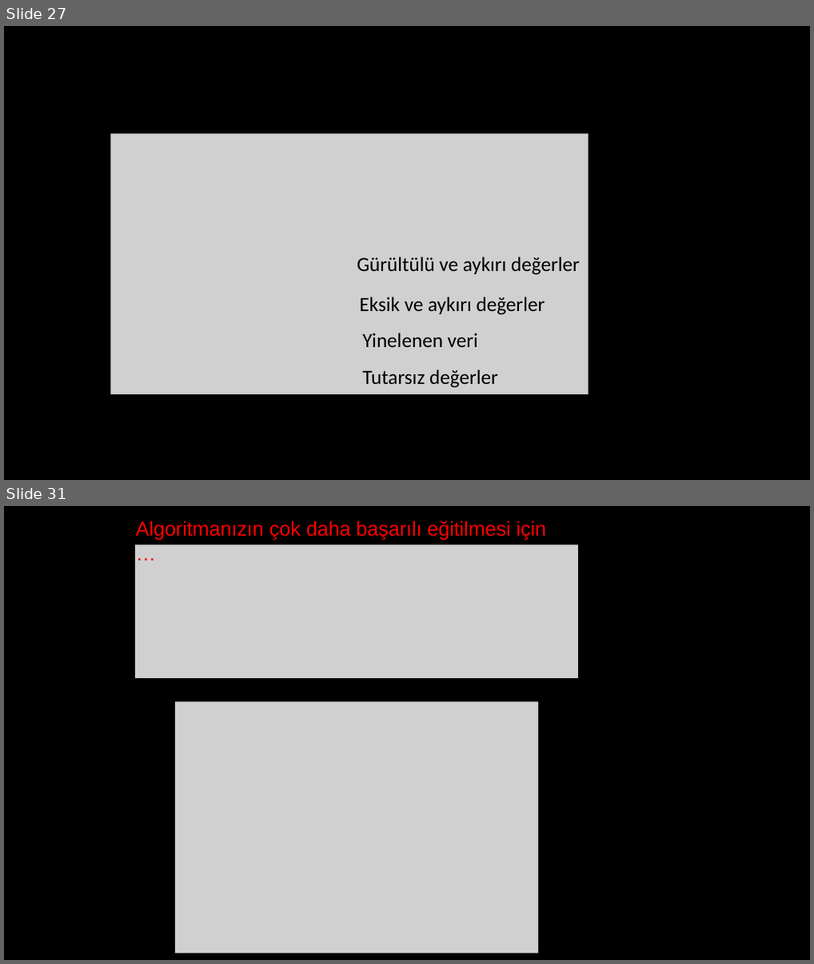
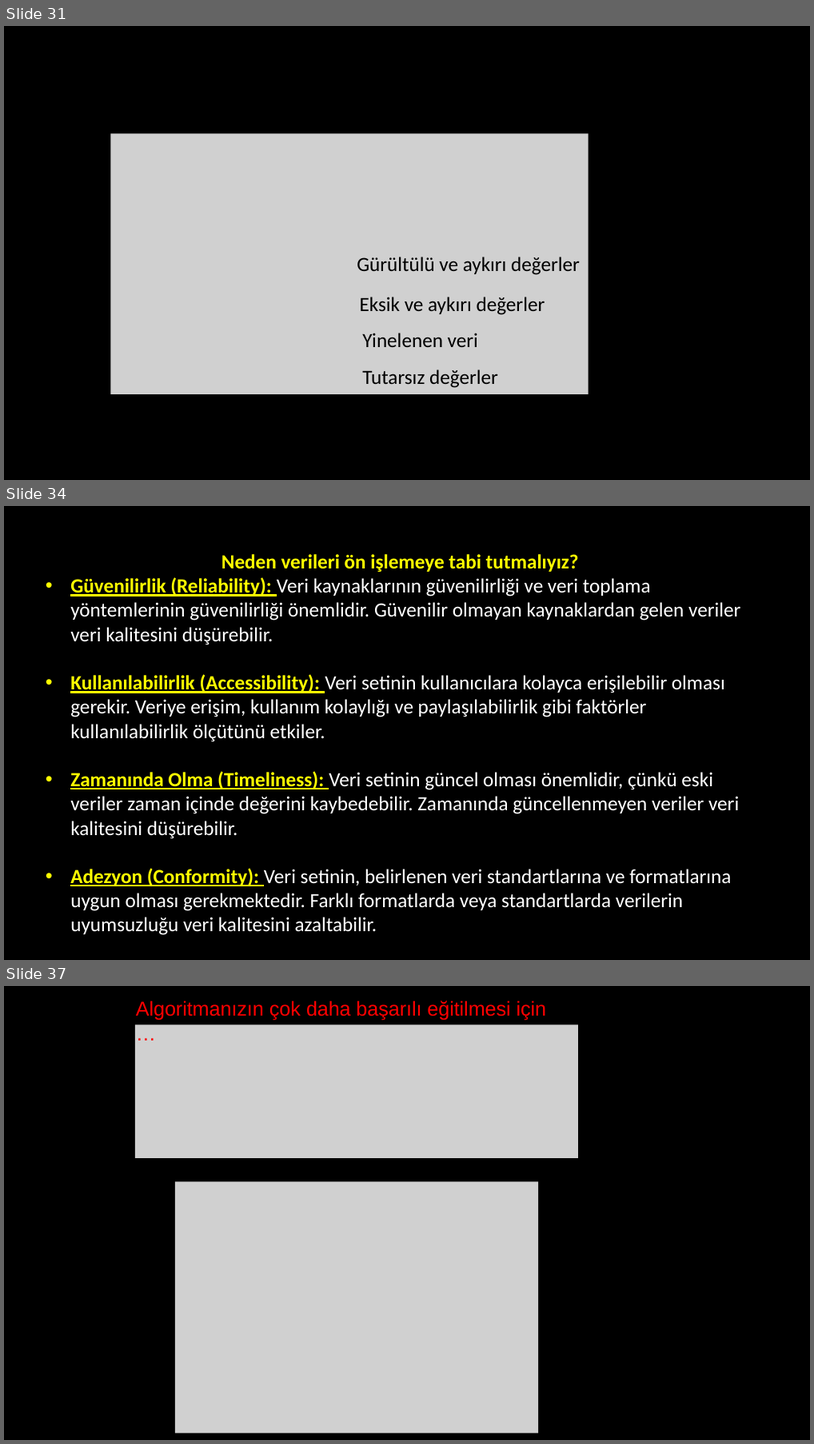
Before and after one commit to akaraci/Makine-Ogrenmesi, a slide deck: Sunular/MÖT-Hafta-2.pptx. Shown one above the other, each under a label of ours: slides 27 and 31 before the commit, slides 31, 34 and 37 after it; the slides between them are not shown. The pictures are 814x964 and 814x1444 pixels, drawn with LibreOffice and Linux fonts; fonts in the diff are those of the drawing; grey boxes stand for pictures. Boxes give left, top, right and bottom in pixels: in the first picture for what was removed or moved away, otherwise in the second. Text is boxed around its words. In the diff, an @@ line names an element or a change of style, - is before the commit and + after.

```diff
--- a/Sunular/MÖT-Hafta-2.pptx
+++ b/Sunular/MÖT-Hafta-2.pptx
@@ slide 34 added at [4,506,810,960], background #FFFFFF; not listed: 1 template element that a slide beside it also shows @@
@@ text added at [70,554,741,935], 18 pt, text #FFFFFF @@
+Neden verileri ön işlemeye tabi tutmalıyız?
+• Güvenilirlik (Reliability): Veri kaynaklarının güvenilirliği ve veri toplama yöntemlerinin güvenilirliği önemlidir. Güvenilir olmayan kaynaklardan gelen veriler veri kalitesini düşürebilir.
+• Kullanılabilirlik (Accessibility): Veri setinin kullanıcılara kolayca erişilebilir olması gerekir. Veriye erişim, kullanım kolaylığı ve paylaşılabilirlik gibi faktörler kullanılabilirlik ölçütünü etkiler.
+• Zamanında Olma (Timeliness): Veri setinin güncel olması önemlidir, çünkü eski veriler zaman içinde değerini kaybedebilir. Zamanında güncellenmeyen veriler veri kalitesini düşürebilir.
+• Adezyon (Conformity): Veri setinin, belirlenen veri standartlarına ve formatlarına uygun olması gerekmektedir. Farklı formatlarda veya standartlarda verilerin uyumsuzluğu veri kalitesini azaltabilir.
@@ what was slide 27 is now slide 31 @@
@@ what was slide 31 is now slide 37 @@
```
Also in this commit, not shown: 9 slides changed, 7 other slides added, 2 slides removed.
